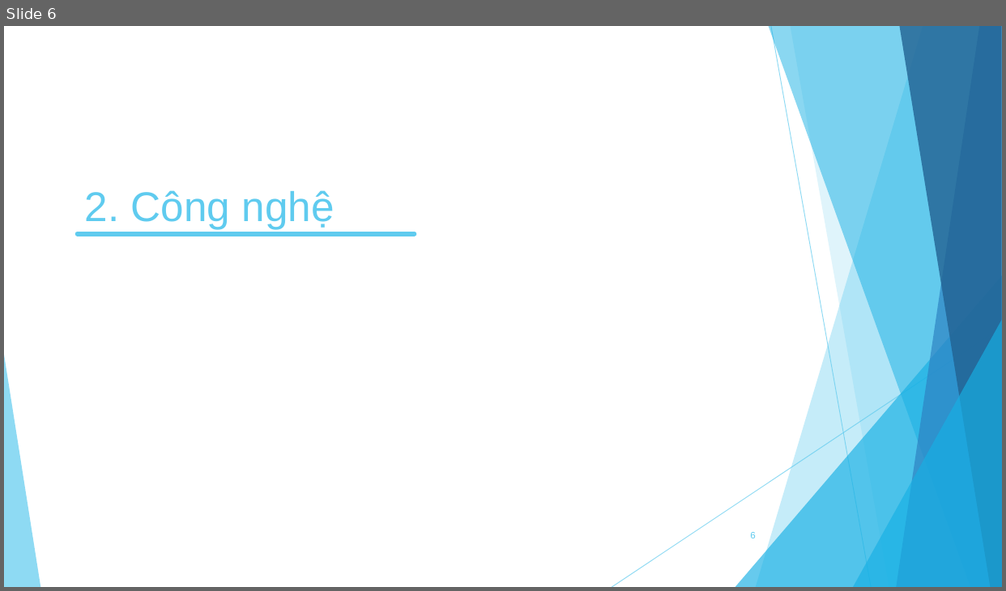
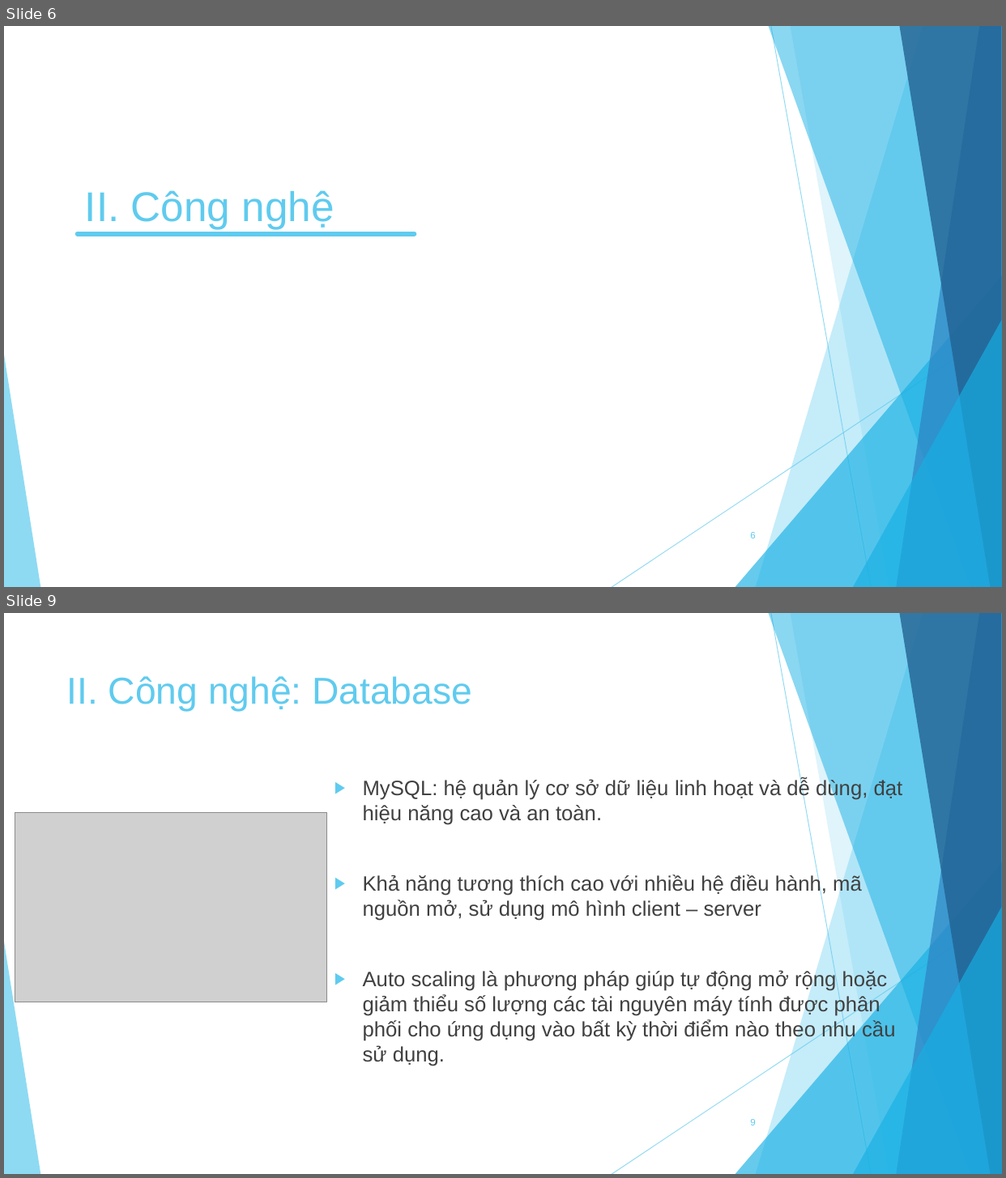
Before and after one commit to DuyK13/Rent-car-project, a slide deck: Tai_Lieu/Nhom14_KhoaLuan_Slide.pptx. Shown one above the other, each under a label of ours: slide 6 before the commit, slides 6 and 9 after it; the slides between them are not shown. The pictures are 1006x591 and 1006x1178 pixels, drawn with LibreOffice and Linux fonts; fonts in the diff are those of the drawing; grey boxes stand for pictures. Boxes give left, top, right and bottom in pixels: in the first picture for what was removed or moved away, otherwise in the second. Text is boxed around its words. In the diff, an @@ line names an element or a change of style, - is before the commit and + after.

```diff
--- a/Tai_Lieu/Nhom14_KhoaLuan_Slide.pptx
+++ b/Tai_Lieu/Nhom14_KhoaLuan_Slide.pptx
@@ slide 9 added at (x1=4, y1=613, x2=1002, y2=1174), background #FFFFFF; not listed: 10 template elements that a slide beside it also shows @@
@@ title added at (x1=67, y1=676, x2=472, y2=712), 36 pt, text #5FCBEF @@
+II. Công nghệ: Database
@@ text added at (x1=363, y1=778, x2=903, y2=1067), 20 pt, text #404040 @@
+▶ MySQL: hệ quản lý cơ sở dữ liệu linh hoạt và dễ dùng, đạt hiệu năng cao và an toàn.
+▶ Khả năng tương thích cao với nhiều hệ điều hành, mã nguồn mở, sử dụng mô hình client – server
+▶ Auto scaling là phương pháp giúp tự động mở rộng hoặc giảm thiểu số lượng các tài nguyên máy tính được phân phối cho ứng dụng vào bất kỳ thời điểm nào theo nhu cầu sử dụng.
@@ picture added at (x1=15, y1=812, x2=326, y2=1003) @@
@@ page number added at (x1=750, y1=1119, x2=755, y2=1126), 9 pt, text #5FCBEF @@
+9
@@ slide 6 changed as well @@
@@ title at (x1=85, y1=190, x2=334, y2=229): text changed @@
-2. Công nghệ
+II. Công nghệ
```
Also in this commit, not shown: 9 other slides changed, 12 other slides added, 6 slides removed, 14 other files.
